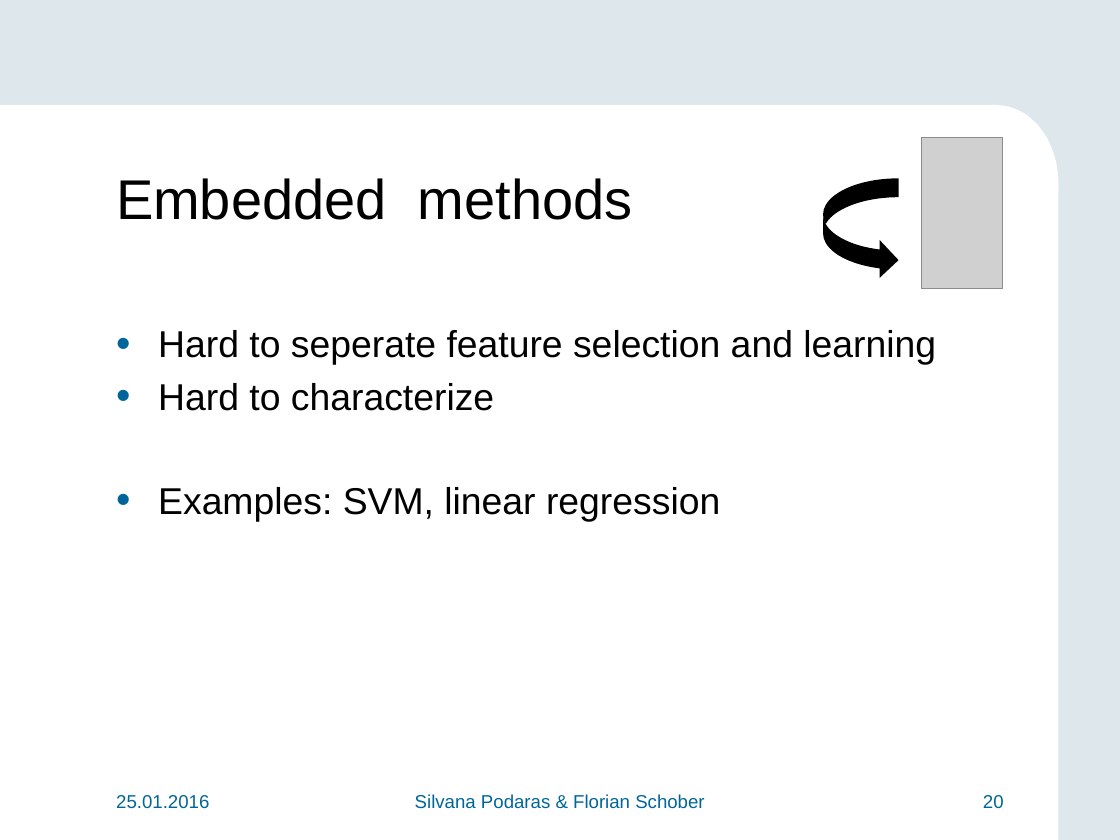
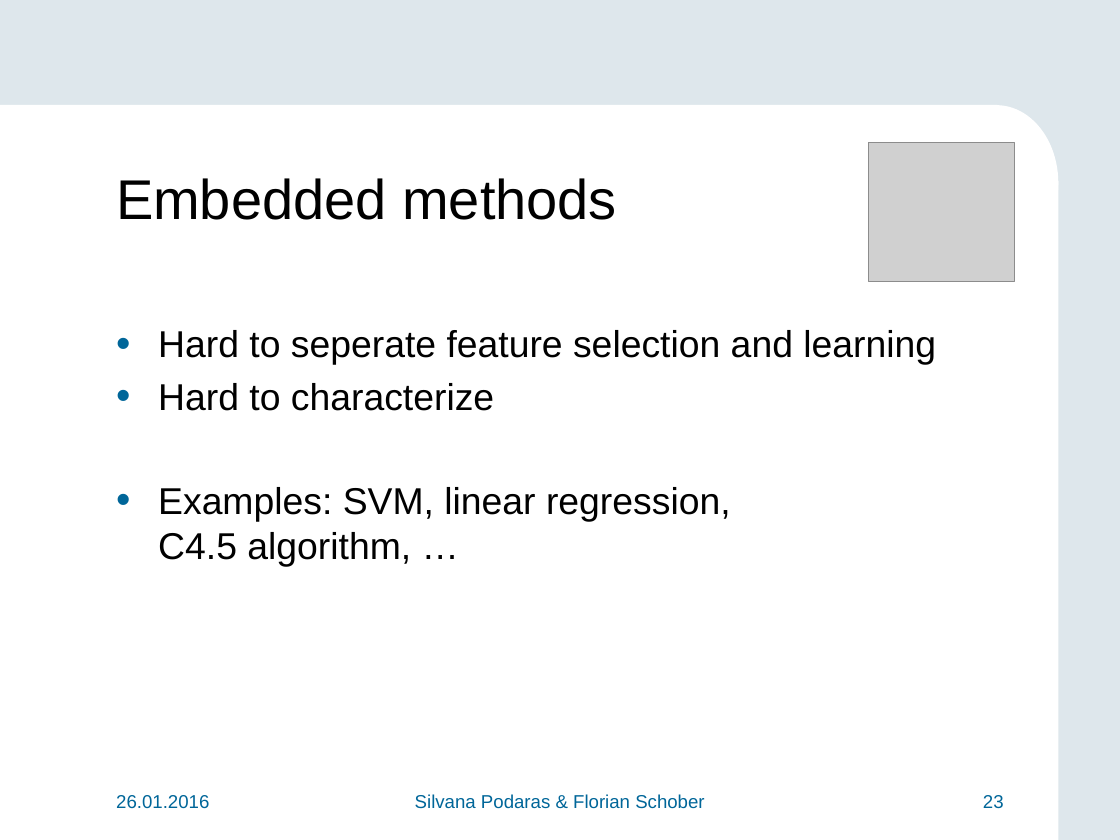
Before and after one commit to teretrus/VisSeminar, a slide deck: slide 23 of presentation/Presentation.pptx (slide 20 before the commit). Drawn at 1120x840 pixels with LibreOffice and Linux fonts; fonts in the diff are those of the drawing; grey boxes stand for pictures; background and template pictures are left out. Boxes give left, top, right and bottom in pixels: in the first picture for what was removed or moved away, otherwise in the second. Text is boxed around its words. In the diff, an @@ line names an element or a change of style, - is before the commit and + after.

```diff
--- a/presentation/Presentation.pptx
+++ b/presentation/Presentation.pptx
@@ picture: place and size @@
-picture at (922,138,1002,289)
+picture at (869,142,1015,281)
@@ title "Embedded methods" rewrapped from (116,178,633,220) to (116,178,617,220) @@
@@ curved right arrow removed at (823,178,898,279) @@
@@ text at (158,487,731,567): text changed @@
-• Examples: SVM, linear regression
+• Examples: SVM, linear regression,
+  C4.5 algorithm, …
@@ text at (116,795,209,809): text changed @@
-25.01.2016
+26.01.2016
@@ page number at (983,795,1004,808): text changed @@
-20
+23
```
Also in this commit, not shown: 8 other slides changed, 2 slides added.
